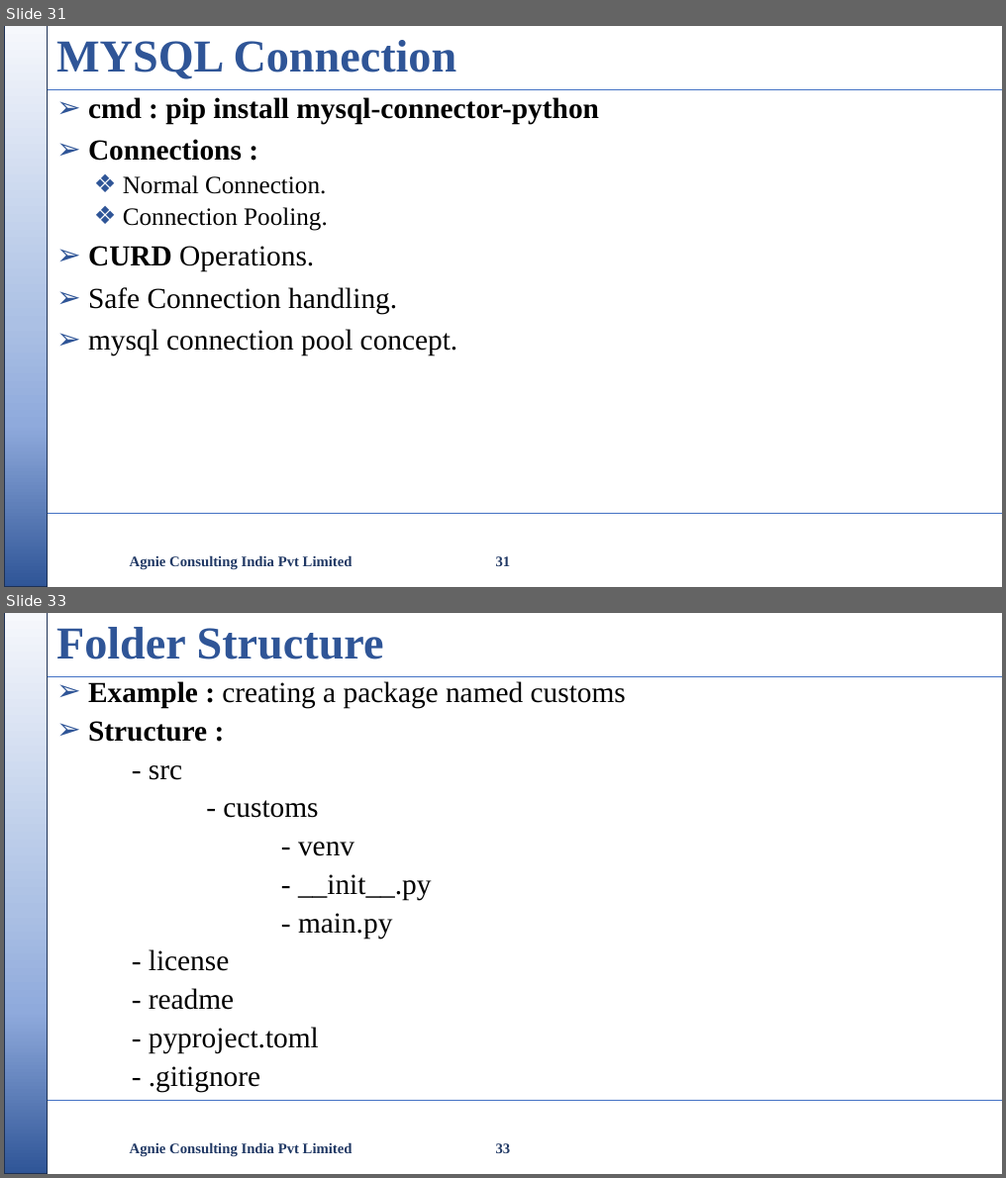
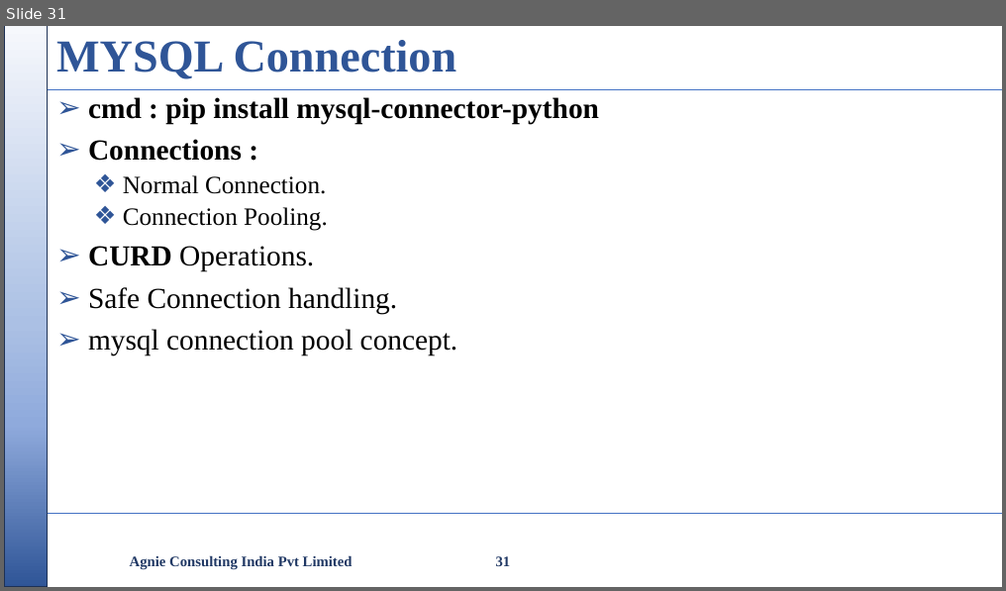
Before and after one commit to nikishdaniel1-del/Python-Cls, a slide deck: python class/Python Class.pptx. Shown one above the other, each under a label of ours: slides 31 and 33 before the commit, slide 31 after it; the slides between them are not shown. The pictures are 1006x1178 and 1006x591 pixels, drawn with LibreOffice and Linux fonts; fonts in the diff are those of the drawing; background and template pictures are left out. Boxes give left, top, right and bottom in pixels: in the first picture for what was removed or moved away, otherwise in the second. Text is boxed around its words. In the diff, an @@ line names an element or a change of style, - is before the commit and + after.

```diff
--- a/python class/Python Class.pptx
+++ b/python class/Python Class.pptx
@@ slide 33 removed at [4,613,1002,1174], background #FFFFFF; not listed: 3 template elements that a slide beside it also shows @@
@@ title removed at [56,627,384,660] @@
-Folder Structure
@@ text removed at [88,681,626,1092] @@
-➢ Example : creating a package named customs
-➢ Structure :
-- src
-- customs
-- venv
-- __init__.py
-- main.py
-- license
-- readme
-- pyproject.toml
-- .gitignore
@@ text removed at [130,1143,352,1157] @@
-Agnie Consulting India Pvt Limited
@@ page number removed at [496,1144,511,1154] @@
-33
```
Also in this commit, not shown: 3 slides changed, 1 other slide removed, 1 other file.
